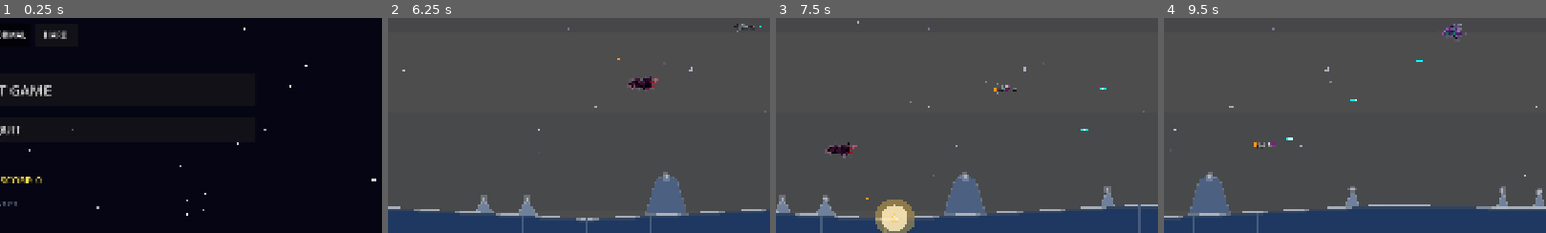
Above: before the commit, frames 1-4 (left to right).
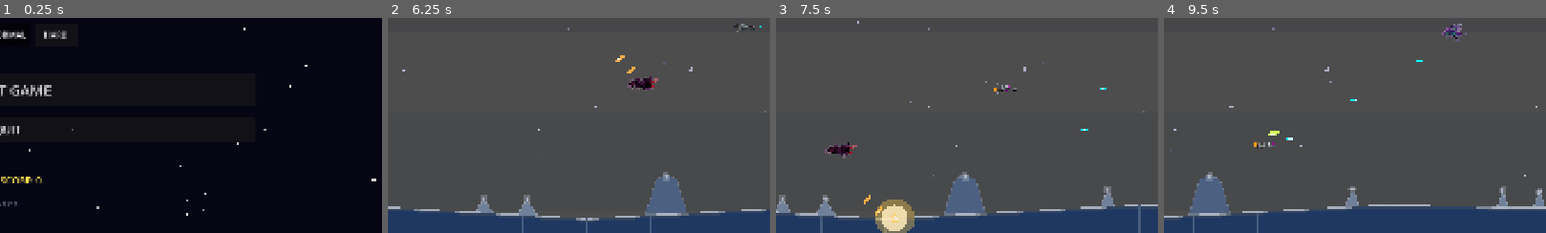
Above: after the commit, the same moments.

Repository: b6-stack/rtype-game
Game: Godot game, scene res://scenes/main_menu/MainMenu.tscn
Same seed, same stepped clock (60 frames per second), same inputs: the game is played once before the commit and once after it.
Inputs (mouse positions are % of the whole screen's width and height, from its top left):
- Up to frame 1 (0.25 s): no input
- Up to frame 2 (6.25 s): click "EASY" at 0.5 s; click "EASY" at 1.25 s; click "NORMAL" at 2 s; click "NORMAL" at 2.75 s; click "START GAME" at 3.5 s; tap Enter at 4.25 s; move the mouse to (72, 45) at 4.27 s; hold D (move_right) 4.28-5 s; hold Space (fire) 4.28-5 s; click (72, 45) at 4.42 s; drag from (30, 55) to (98, 45) at 5.02 s; move the mouse to (60, 28) at 5.77 s; hold D (move_right) from 5.78 s (still down); hold Space (fire) from 5.78 s (still down)
- Up to frame 3 (7.5 s): release D (move_right) at 6.5 s; release Space (fire) at 6.5 s; drag from (45, 70) to (75, 59) at 6.52 s; move the mouse to (80, 65) at 7.27 s; hold A (move_left) from 7.28 s (still down); hold Space (fire) from 7.28 s (still down); tap Z (charge) at 7.35 s
- Up to frame 4 (9.5 s): release A (move_left) at 8 s; release Space (fire) at 8 s; drag from (20, 35) to (72, 59) at 8.02 s; move the mouse to (55, 50) at 8.77 s; hold S (move_down) from 8.78 s (still down); hold Space (fire) from 8.78 s (still down); click (55, 50) at 8.92 s
The pictures show only the part of the screen within x 49-99%, y 43-93%; the shares and areas given below are measured in that part.

The runs differ from the first frame. In frame 2, less than 0.1% of the frame differs, in the area x 59-65%, y 17-26%; in frame 3, less than 0.1%; in frame 4, less than 0.1%.

Commit message:
Enlarge and brighten enemy bullet visuals
Enemy shots used the "generic" bullet shape, which was noticeably
smaller than player weapon shapes (e.g. vulcan) and hard to spot
against the dark backdrop. Enlarged the generic shape ~1.8x and bumped
the per-spawn size multiplier from 1.0 to 1.5, plus lightened the
bullet color for extra contrast. Collision radius is unchanged (all
bullet types already share a fixed hitbox independent of visual size),
so this is a pure readability fix, not a difficulty change.

Co-Authored-By: Claude Sonnet 5 <noreply@anthropic.com>

Diff:
--- a/autoloads/GameState.gd
+++ b/autoloads/GameState.gd
@@ -8,7 +8,7 @@
 
 ## Bump this alongside export_presets.cfg's version/name on every release
 ## so the main menu version label reflects what's actually installed.
-const APP_VERSION := "1.2.2"
+const APP_VERSION := "1.2.3"
 
 signal score_changed(new_score: int)
 signal lives_changed(new_lives: int)
--- a/scenes/enemies/EnemyBase.gd
+++ b/scenes/enemies/EnemyBase.gd
@@ -162,7 +162,9 @@
 	var b: Bullet = EnemyBulletScene.instantiate()
 	bullet_container.add_child(b)
 	b.global_position = spawn_pos
-	b.setup(vel, col, dmg, 1.0, true)
+	# Brighter + larger than the base bullet size so enemy fire reads
+	# clearly as an incoming threat against the dark backdrop.
+	b.setup(vel, col.lightened(0.2), dmg, 1.5, true)
 
 func _scale_visual() -> void:
 	if _sprite:
--- a/scenes/player/weapons/Bullet.gd
+++ b/scenes/player/weapons/Bullet.gd
@@ -56,8 +56,8 @@
 		[Vector2(8, 0), Vector2(2, -3), Vector2(0, 0), Vector2(-4, -3.5), Vector2(-1, 0), Vector2(-7, 3.5), Vector2(0, 1.5), Vector2(1.5, 3)]
 	],
 	"generic": [
-		[Vector2(6, 0), Vector2(2, -2), Vector2(-3, -1.5), Vector2(-4, 0), Vector2(-3, 1.5), Vector2(2, 2)],
-		[Vector2(3, 0), Vector2(0, -1), Vector2(-2, 0), Vector2(0, 1)]
+		[Vector2(11, 0), Vector2(4, -3.5), Vector2(-6, -2.5), Vector2(-9, 0), Vector2(-6, 2.5), Vector2(4, 3.5)],
+		[Vector2(5.5, 0), Vector2(1.5, -1.8), Vector2(-3, 0), Vector2(1.5, 1.8)]
 	]
 }
 
Not shown, changed: export_presets.cfg
